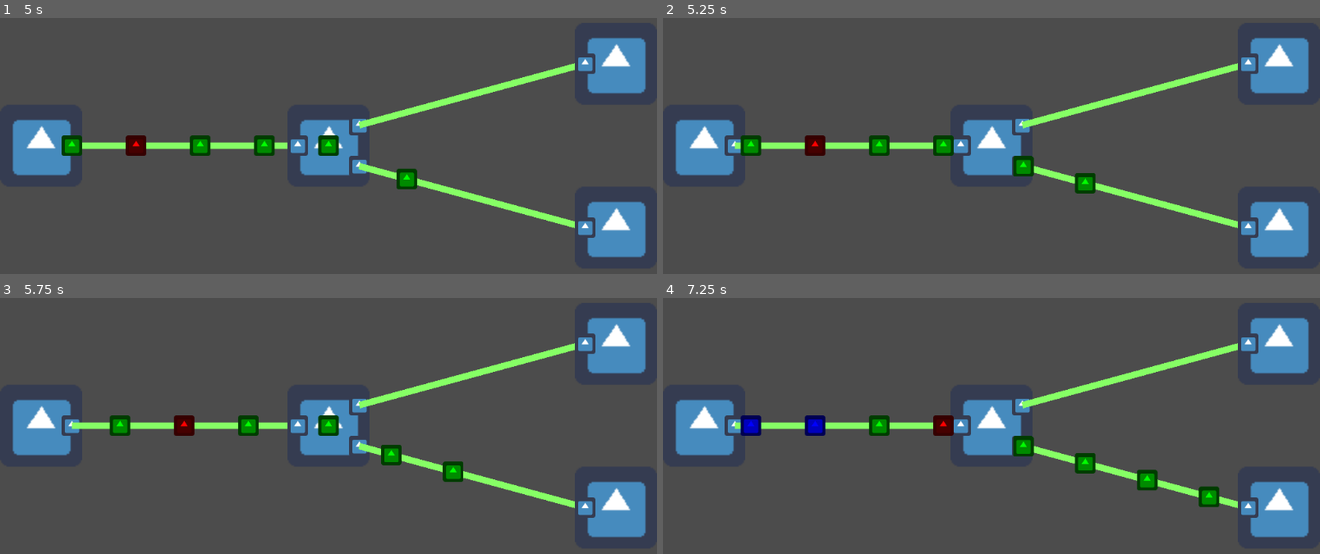
Above: before the commit, frames 1-4 (two rows, left to right).
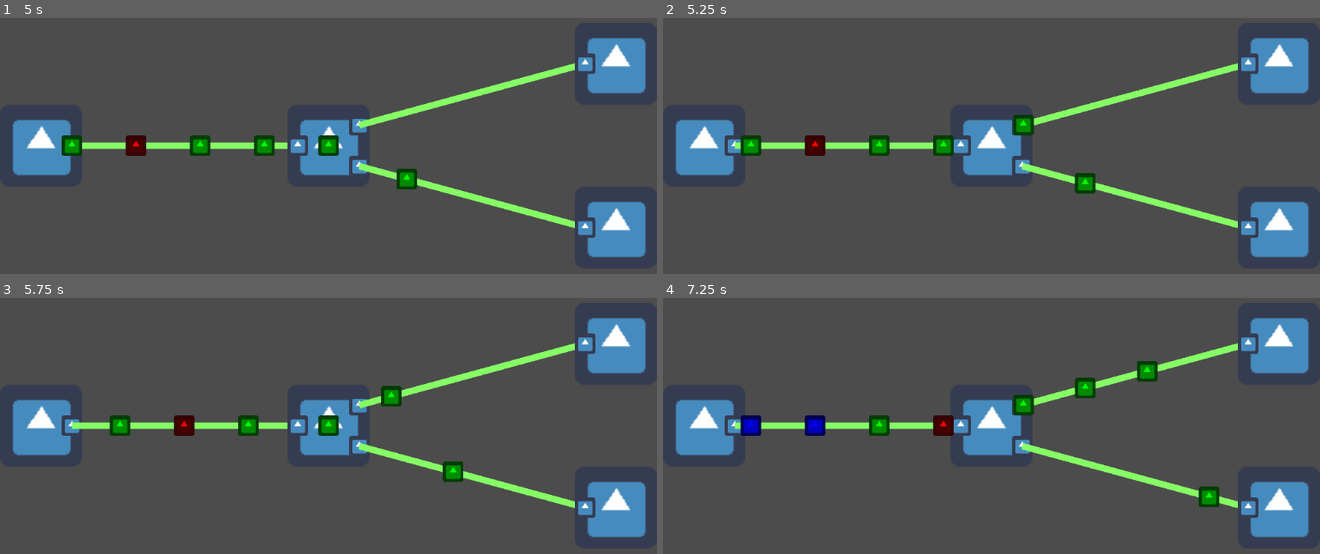
Above: after the commit, the same moments.

Repository: susankizawa/pi-jogos-logicos
Game: Godot game, scene res://Main.tscn
Two runs of this game, one before a commit and one after it. Both use one fixed random seed, a clock stepped at 60 frames per second and the inputs below. The engine's default icon, where the game draws it, is replaced by a stand-in: a white triangle on a blue panel in a dark square.
Inputs (mouse positions are in pixels of both pictures, inside the frame that each line leads up to):
- Up to frame 1 (5 s): drag from (328, 146) to (39, 146) at 0.52 s; drag from (197, 151) to (39, 146) at 1.27 s; move the mouse to (394, 48) at 2.02 s; click (394, 48) at 2.17 s; drag from (295, 210) to (72, 146) at 2.77 s; move the mouse to (525, 189) at 3.52 s; click (525, 189) at 3.67 s; drag from (131, 74) to (328, 146) at 4.27 s
- Up to frame 2 (5.25 s): move the mouse to (1024, 133) at 5.02 s; click (1024, 133) at 5.17 s
- Up to frame 3 (5.75 s): no input
- Up to frame 4 (7.25 s): drag from (892, 315) to (958, 426) at 5.77 s; move the mouse to (1136, 392) at 6.52 s; click (1136, 392) at 6.67 s

Frame 1 is identical in both runs. In frame 2, 0.5% of the frame differs, in the area x 53-57%, y 37-62%; in frame 3, 0.5%; in frame 4, 1.5%, in the area x 53-76%, y 24-76%.

Commit message:
Árvore de decisão adicionada

Diff:
--- /dev/null
+++ b/Cenas/ArvodeDeDecicaoCor.tscn
@@ -0,0 +1,71 @@
+[gd_scene load_steps=8 format=2]
+
+[ext_resource path="res://Cenas/Scripts/SaidaNoh.gd" type="Script" id=1]
+[ext_resource path="res://Cenas/Scripts/ArvoreDeDecicaoCor.gd" type="Script" id=2]
+[ext_resource path="res://icon.png" type="Texture" id=3]
+
+[sub_resource type="RectangleShape2D" id=1]
+extents = Vector2( 64, 64 )
+
+[sub_resource type="RectangleShape2D" id=2]
+extents = Vector2( 16, 16 )
+
+[sub_resource type="RectangleShape2D" id=3]
+extents = Vector2( 16, 16 )
+
+[sub_resource type="RectangleShape2D" id=4]
+extents = Vector2( 16, 16 )
+
+[node name="ArvoreDeDecicaoCor" type="Area2D"]
+input_pickable = false
+script = ExtResource( 2 )
+
+[node name="Sprite" type="Sprite" parent="."]
+scale = Vector2( 2, 2 )
+texture = ExtResource( 3 )
+
+[node name="CollisionShape2D" type="CollisionShape2D" parent="."]
+shape = SubResource( 1 )
+
+[node name="Entrada" type="Area2D" parent="."]
+position = Vector2( -48, 0 )
+
+[node name="Sprite" type="Sprite" parent="Entrada"]
+scale = Vector2( 0.5, 0.5 )
+texture = ExtResource( 3 )
+
+[node name="CollisionShape2D" type="CollisionShape2D" parent="Entrada"]
+shape = SubResource( 2 )
+
+[node name="Saida1" type="Area2D" parent="."]
+position = Vector2( 48, -32 )
+script = ExtResource( 1 )
+
+[node name="Sprite" type="Sprite" parent="Saida1"]
+scale = Vector2( 0.5, 0.5 )
+texture = ExtResource( 3 )
+
+[node name="CollisionShape2D" type="CollisionShape2D" parent="Saida1"]
+shape = SubResource( 3 )
+
+[node name="Line2D" type="Line2D" parent="Saida1"]
+points = PoolVector2Array( 0, 0, 0, 0 )
+default_color = Color( 0.529412, 1, 0.4, 1 )
+
+[node name="Saida2" type="Area2D" parent="."]
+position = Vector2( 48, 32 )
+script = ExtResource( 1 )
+
+[node name="Sprite" type="Sprite" parent="Saida2"]
+scale = Vector2( 0.5, 0.5 )
+texture = ExtResource( 3 )
+
+[node name="CollisionShape2D" type="CollisionShape2D" parent="Saida2"]
+shape = SubResource( 4 )
+
+[node name="Line2D" type="Line2D" parent="Saida2"]
+points = PoolVector2Array( 0, 0, 0, 0 )
+default_color = Color( 0.529412, 1, 0.4, 1 )
+
+[connection signal="input_event" from="." to="." method="_on_SistemaEspecialista_input_event"]
+[connection signal="body_entered" from="Entrada" to="." method="_on_Entrada_body_entered"]
--- /dev/null
+++ b/Cenas/Scripts/ArvoreDeDecicaoCor.gd
@@ -0,0 +1,112 @@
+extends Area2D
+
+
+# Variáveis exportáveis (váriaveis que podem ser modificadas no editor)
+export(String, "Vermelho", "Verde", "Azul", "Qualquer") var cor_escolhida1 = "Vermelho" # Cor escolhida para saída 1. 3 valores (de texto: "Vermelho", "Verde" e "Azul") podem ser escolhidos para essa variável
+export(String, "Vermelho", "Verde", "Azul", "Qualquer") var cor_escolhida2 = "Vermelho" # Cor escolhida para saída 2
+export var rapidez = 1.0 # 1 valor decimal qualquer que o developer pode digitar pode ser essa variável
+
+# Variáveis
+var dados = [] # Fila de dados que estão sendo processados, o que estão mais próximos do final do vetor são mais recentes. Por exemplo: dados[0] começou a ser processado antes de dados[1]
+var being_dragged = false # Se o jogador está arrastando esse nó com o mouse. Atualmente desabilitado
+
+# Nós (godot)
+onready var main = get_tree().get_root().get_node("Main")
+onready var entrada = get_node("Entrada")
+onready var saida1 = get_node("Saida1")
+onready var saida2 = get_node("Saida2")
+
+# Cenas
+
+# Chamado quando o nó (godot) entra na árvore de cena pela primeira vez.
+func _ready():
+	pass
+
+
+# Chamado a cada frame. 'delta' é o tempo que passou desde a última frame.
+func _process(delta):
+	pass
+
+func _on_Entrada_body_entered(body):
+	# Detecta se um corpo entrou em contato com a entrada deste nó
+
+	# Se o corpo está no grupo dado, começa a processar o dado
+	if body.is_in_group("dado"):
+		# Faz o dado ficar parado no centro desse nó enquanto está sendo processado
+		body.position = self.position
+		body.destino = self.global_position
+
+		# Adiciona o nó (godot) para a fila de dados que estão sendo processados
+		dados.append(body)
+
+		# Cria um timer com duração igual ao tempo de processamento (rapidez)
+		# Prepara o timer
+		var timer = Timer.new()
+		timer.connect("timeout", self, "_on_Rapidez_timeout") # Quando o acaba o timer, executa o que estiver na função "_on_Rapidez_timeout"
+		timer.set_wait_time(rapidez)
+
+		# Adiciona o timer como criança desse nó (self)
+		add_child(timer)
+
+		# Inicia o timer
+		timer.start()
+
+
+func _on_Rapidez_timeout():
+	# Retira o valor que estiver em dados[0] e coloca na variável dado
+	# Como se fosse uma fila a pessoa que estava na frente sai da fila dados e vai pro variável dado enquanto as outras pessoas na fila movem pra frente
+	var dado = dados.pop_front()
+
+	# Escolhe para que saída enviar o dado dependendo da propriedade do dado e a cor que deseja ser filtrada
+	if cor_escolhida1 == cor_escolhida2:
+		# Aleatoriamente escolhe uma das 2 saídas
+		match (randi() % 2):
+			0:
+				enviar_dado(dado, 1) # Enviar dado para Saida1
+			1:
+				enviar_dado(dado, 2) # Enviar dado para Saida2
+	else:
+		if dado.propriedade == cor_escolhida1:
+			enviar_dado(dado, 1)
+		elif dado.propriedade == cor_escolhida2:
+			enviar_dado(dado, 2)
+		else:
+			# Aleatoriamente escolhe uma das 2 saídas
+			match (randi() % 2):
+				0:
+					enviar_dado(dado, 1)
+				1:
+					enviar_dado(dado, 2)
+
+	get_child(5).queue_free() # Deleta o timer criado no início do processamento do dado mais antigo da fila, ou seja, o que acabou de ser processado
+
+func enviar_dado(d, s):
+	var saida
+
+	# Pega o nó (godot) da saída escolhida
+	if s == 1:
+		saida = saida1
+	elif s == 2:
+		saida = saida2
+
+	# Pega o nó (godot) da entrada a qual a saída escolhida está conectada
+	var saida_entrada_conectada = saida.get_node(saida.entrada_conectada_caminho)
+
+	# Ajusta a posição do dado e para onde o dado vai se mover
+	d.global_position = saida.global_position
+	d.destino = saida_entrada_conectada.global_position
+
+
+func _on_SistemaEspecialista_input_event(_viewport, event, _shape_idx):
+	if event is InputEventMouseButton:
+		if event.button_index == BUTTON_LEFT:
+			# Se o botão esquerdo do mouse está sendo pressionado, arrastar este nó (self)
+			if event.pressed:
+				being_dragged = true
+			# Se o botão esquerdo do mouse NÃO está sendo pressionado, NÃO arrastar este nó (self)
+			else:
+				being_dragged = false
+	elif event is InputEventMouseMotion:
+		if being_dragged:
+			# Se este nó (self) ESTÁ sendo arrastado, a posição dele é a mesma que a do mouse
+			global_position = event.global_position
--- a/Main.tscn
+++ b/Main.tscn
@@ -2,7 +2,7 @@
 
 [ext_resource path="res://Cenas/Entrada.tscn" type="PackedScene" id=1]
 [ext_resource path="res://Main.gd" type="Script" id=2]
-[ext_resource path="res://Cenas/SistemaEspecialista.tscn" type="PackedScene" id=3]
+[ext_resource path="res://Cenas/ArvodeDeDecicaoCor.tscn" type="PackedScene" id=3]
 [ext_resource path="res://Cenas/Saida.tscn" type="PackedScene" id=4]
 
 [node name="Main" type="Node"]
@@ -12,15 +12,16 @@
 position = Vector2( 64, 320 )
 
 [node name="Saida" parent="Entrada" index="3"]
-entrada_conectada_caminho = NodePath("../../SistemaEspecialista/Entrada")
+entrada_conectada_caminho = NodePath("../../ArvoreDeDecicaoCor/Entrada")
 
-[node name="SistemaEspecialista" parent="." instance=ExtResource( 3 )]
+[node name="ArvoreDeDecicaoCor" parent="." instance=ExtResource( 3 )]
 position = Vector2( 512, 320 )
+cor_escolhida2 = "Azul"
 
-[node name="Saida1" parent="SistemaEspecialista" index="3"]
+[node name="Saida1" parent="ArvoreDeDecicaoCor" index="3"]
 entrada_conectada_caminho = NodePath("../../Saida1/Entrada")
 
-[node name="Saida2" parent="SistemaEspecialista" index="4"]
+[node name="Saida2" parent="ArvoreDeDecicaoCor" index="4"]
 entrada_conectada_caminho = NodePath("../../Saida2/Entrada")
 
 [node name="Saida1" parent="." instance=ExtResource( 4 )]
@@ -30,6 +31,6 @@
 position = Vector2( 960, 448 )
 
 [editable path="Entrada"]
-[editable path="SistemaEspecialista"]
+[editable path="ArvoreDeDecicaoCor"]
 [editable path="Saida1"]
 [editable path="Saida2"]
